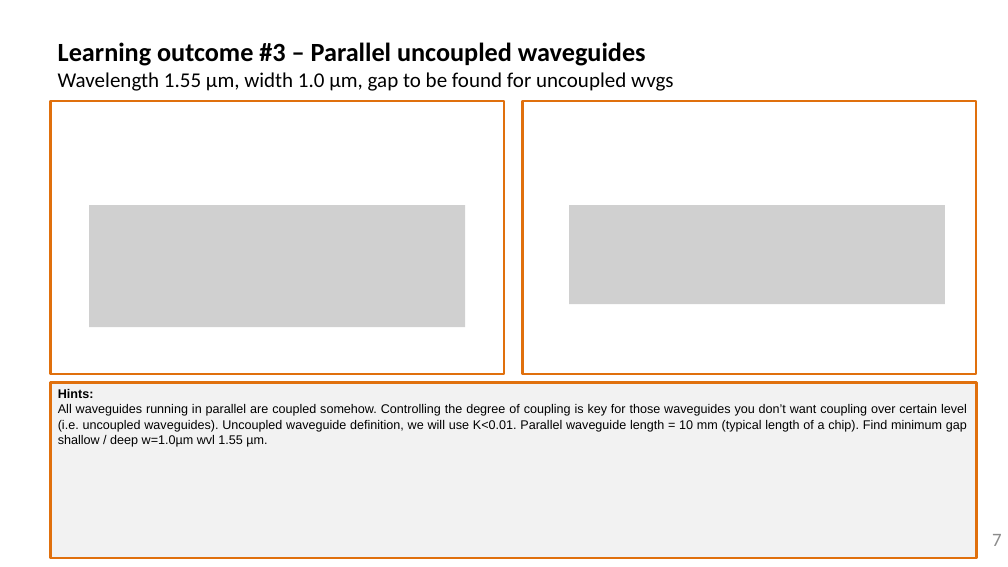
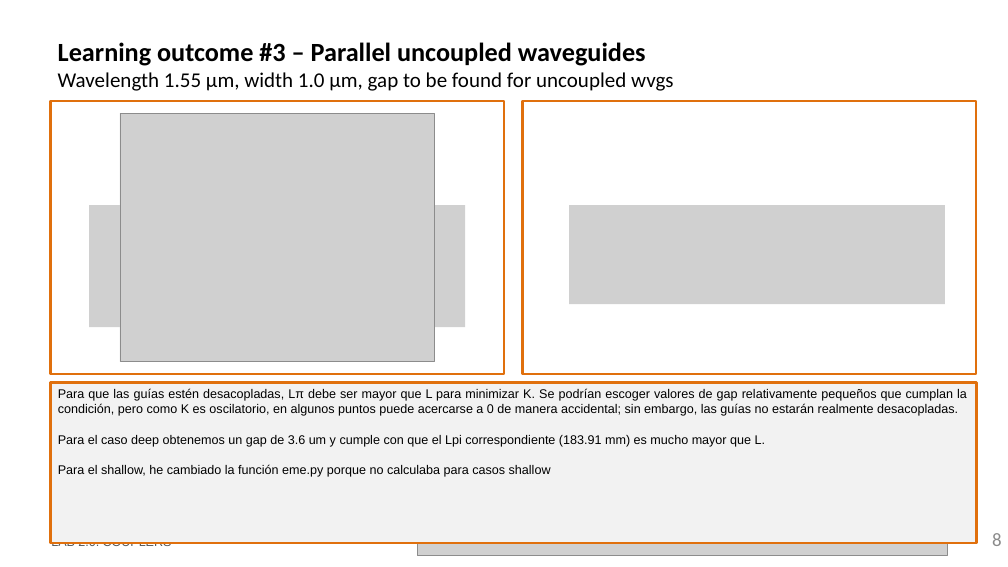
Before and after one commit to davidalcarria/pic-upv-lab2, a slide deck: slide 8 of LabBook_20.pptx (slide 7 before the commit). Drawn at 1008x567 pixels with LibreOffice and Linux fonts; fonts in the diff are those of the drawing; grey boxes stand for pictures; background and template pictures are left out. Boxes give left, top, right and bottom in pixels: in the first picture for what was removed or moved away, otherwise in the second. Text is boxed around its words. In the diff, an @@ line names an element or a change of style, - is before the commit and + after.

```diff
--- a/LabBook_20.pptx
+++ b/LabBook_20.pptx
@@ picture added at (x1=120, y1=113, x2=435, y2=362) @@
@@ rectangle "Para que las guías estén ..." resized from (x1=51, y1=383, x2=977, y2=558) to (x1=51, y1=383, x2=977, y2=543) @@
@@ text in rectangle at (x1=58, y1=388, x2=967, y2=477): text changed @@
-Hints:
-All waveguides running in parallel are coupled somehow. Controlling the degree of coupling is key for those waveguides you don’t want coupling over certain level (i.e. uncoupled waveguides). Uncoupled waveguide definition, we will use K<0.01. Parallel waveguide length = 10 mm (typical length of a chip). Find minimum gap shallow / deep w=1.0µm wvl 1.55 µm.
+Para que las guías estén desacopladas, Lπ debe ser mayor que L para minimizar K. Se podrían escoger valores de gap relativamente pequeños que cumplan la condición, pero como K es oscilatorio, en algunos puntos puede acercarse a 0 de manera accidental; sin embargo, las guías no estarán realmente desacopladas.
+Para el caso deep obtenemos un gap de 3.6 um y cumple con que el Lpi correspondiente (183.91 mm) es mucho mayor que L.
+Para el shallow, he cambiado la función eme.py porque no calculaba para casos shallow
@@ picture added at (x1=417, y1=526, x2=948, y2=556) @@
@@ page number at (x1=992, y1=533, x2=1002, y2=546): text changed @@
-7
+8
```
Also in this commit, not shown: 2 other slides changed, 1 slide added.
